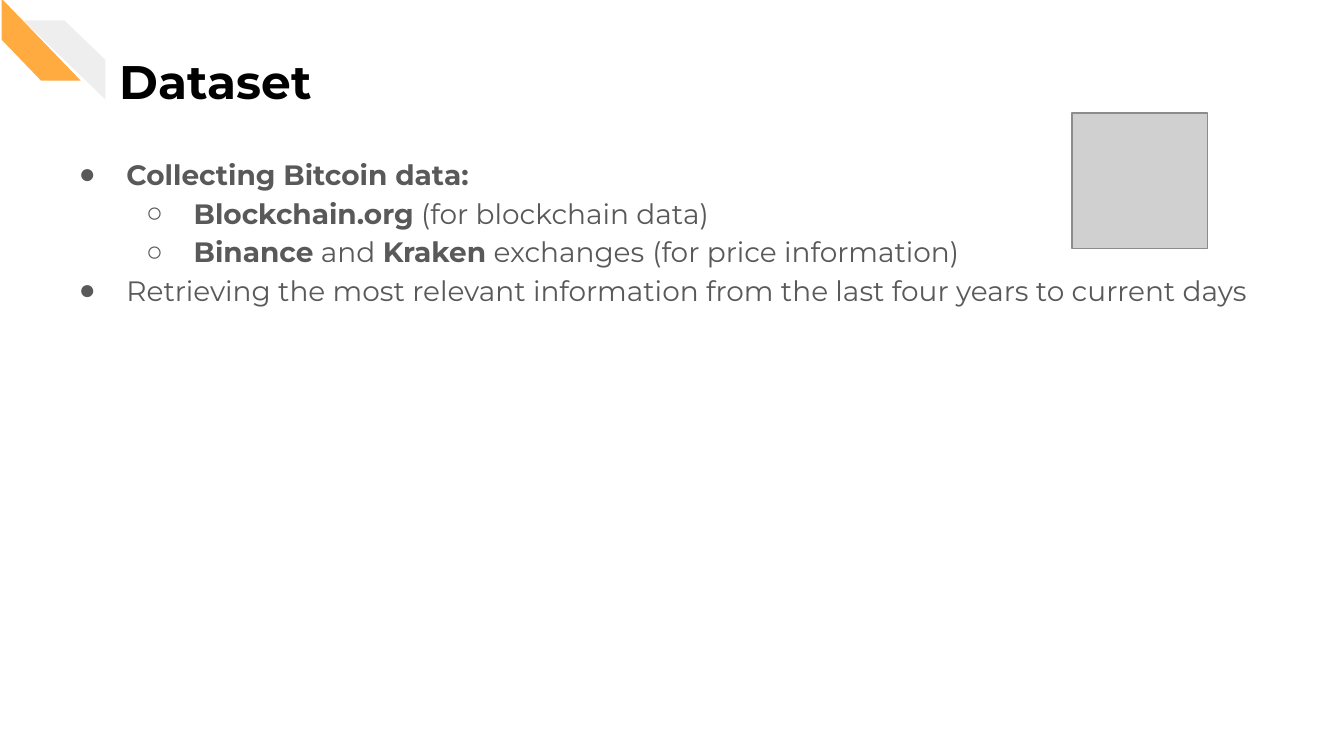
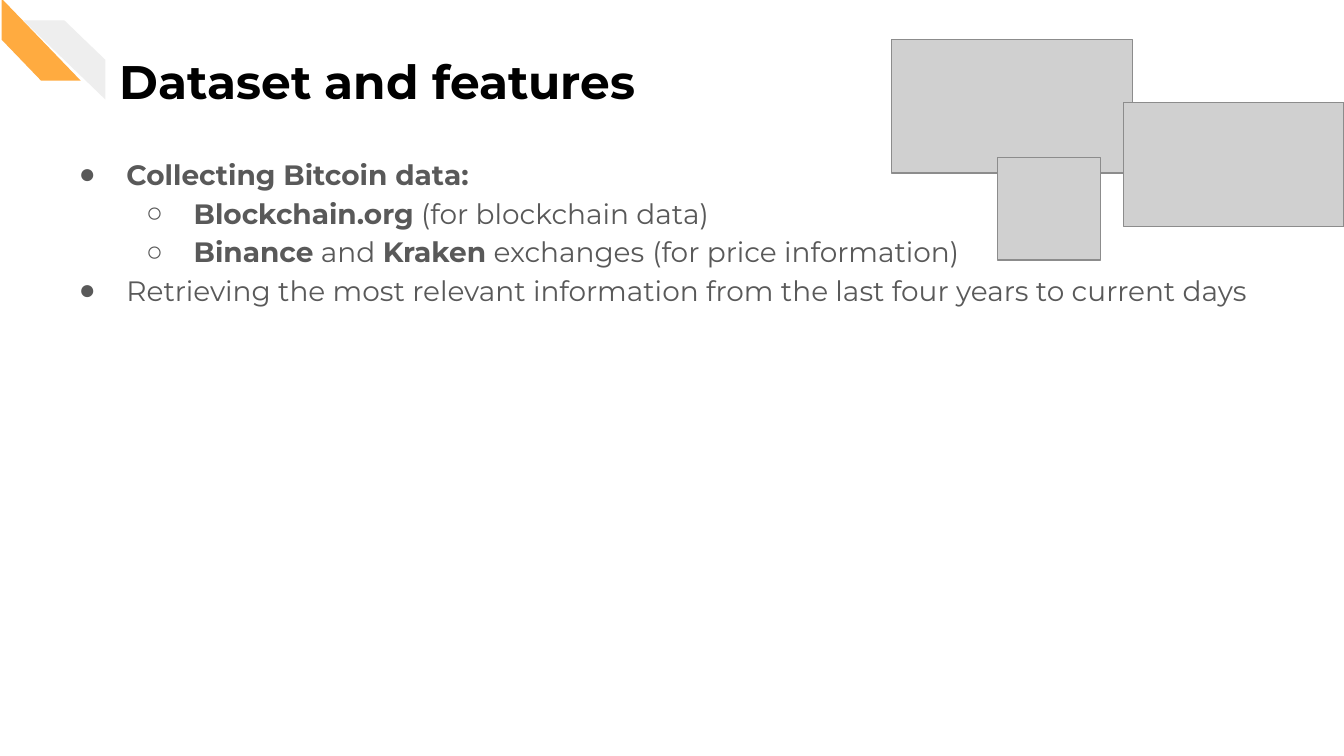
Before and after one commit to CorsiDanilo/bitcoin-price-prediction-with-pyspark, a slide deck: slide 9 of presentation/presentation.pptx. Drawn at 1344x756 pixels with LibreOffice and Linux fonts; fonts in the diff are those of the drawing; grey boxes stand for pictures. Boxes give left, top, right and bottom in pixels: in the first picture for what was removed or moved away, otherwise in the second. Text is boxed around its words. In the diff, an @@ line names an element or a change of style, - is before the commit and + after.

```diff
--- a/presentation/presentation.pptx
+++ b/presentation/presentation.pptx
@@ picture added at [892,39,1133,172] @@
@@ title at [119,63,635,100]: text changed @@
-Dataset
+Dataset and features
@@ picture removed at [1073,113,1208,249] @@
@@ picture added at [1124,102,1344,226] @@
@@ picture added at [997,157,1101,261] @@
```
Also in this commit, not shown: 13 other slides changed, 6 slides added, 3 slides removed.
